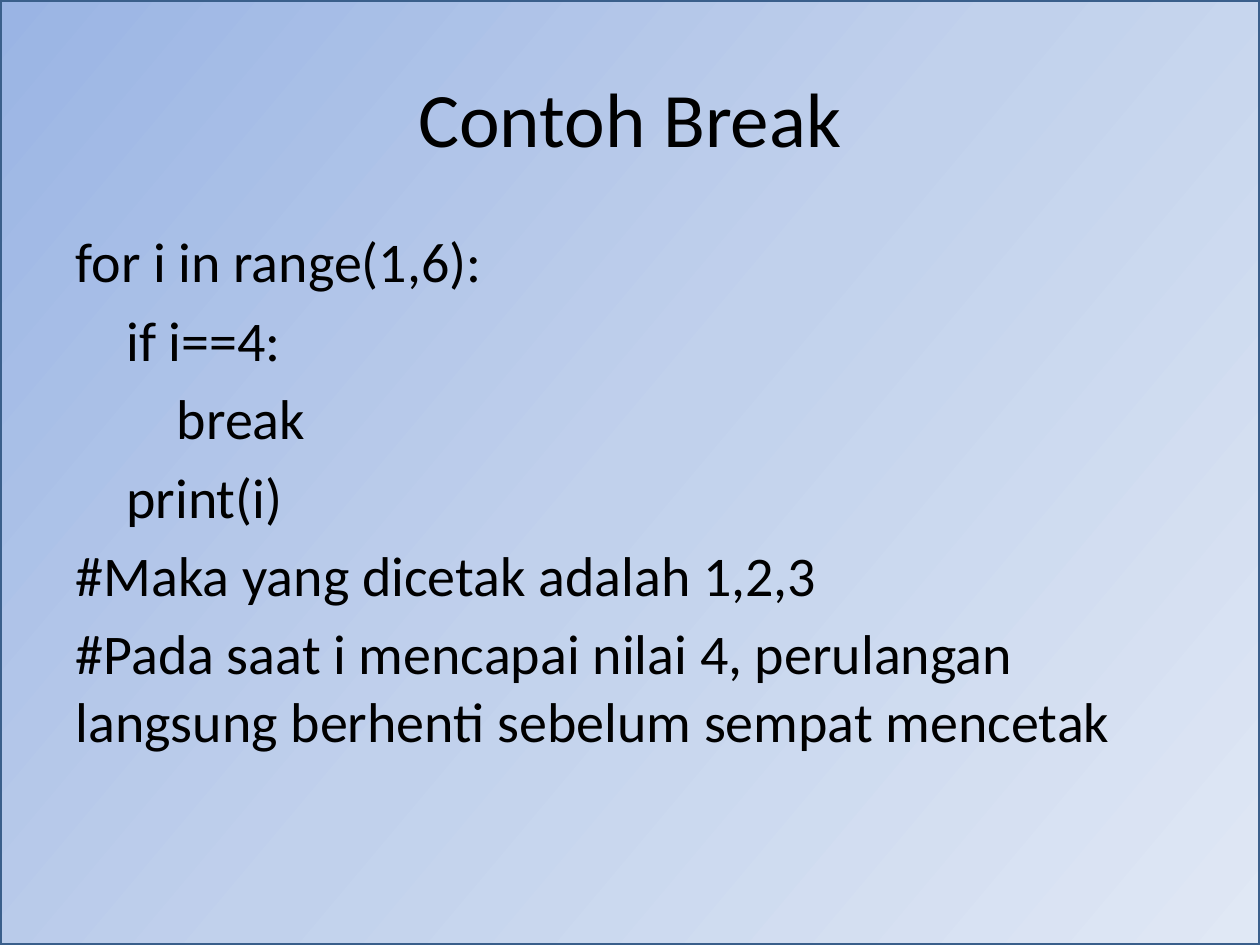
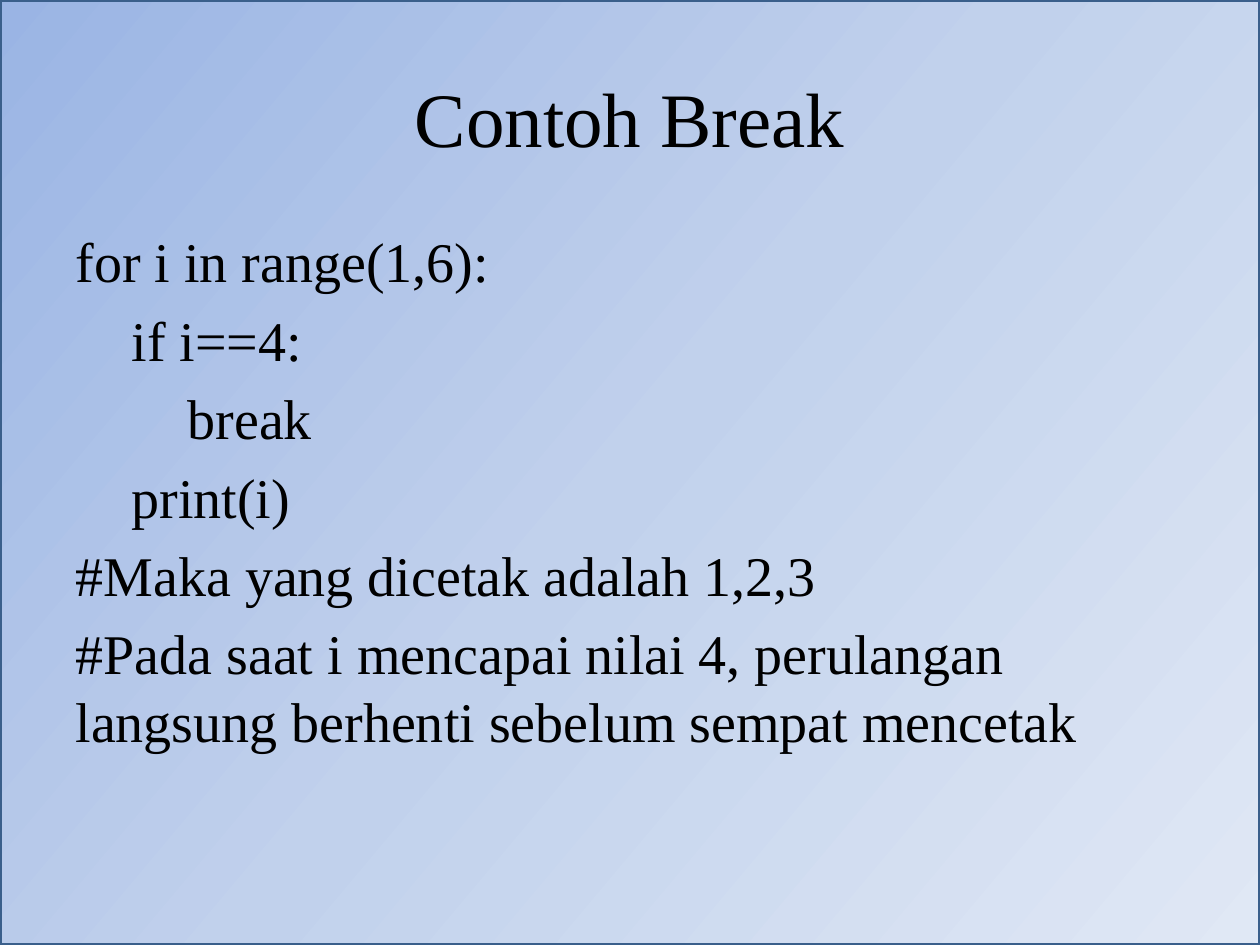
Before and after one commit to blodstone/Pengantar-Algoritma, a slide deck: slide 3 of Presentasi/Pertemuan 5 Percabangan dan Perulangan.pptx. Drawn at 1260x945 pixels with LibreOffice and Linux fonts; fonts in the diff are those of the drawing. Boxes give left, top, right and bottom in pixels: in the first picture for what was removed or moved away, otherwise in the second. Text is boxed around its words. In the diff, an @@ line names an element or a change of style, - is before the commit and + after.

```diff
--- a/Presentasi/Pertemuan 5 Percabangan dan Perulangan.pptx
+++ b/Presentasi/Pertemuan 5 Percabangan dan Perulangan.pptx
@@ title "Contoh Break" at bbox=[415, 93, 845, 148]: font Calibri to Times New Roman @@
@@ text "for i in range(1,6):" at bbox=[76, 242, 1077, 752]: font Calibri to Times New Roman @@
```
Also in this commit, not shown: 3 other slides changed, 29 other files.
